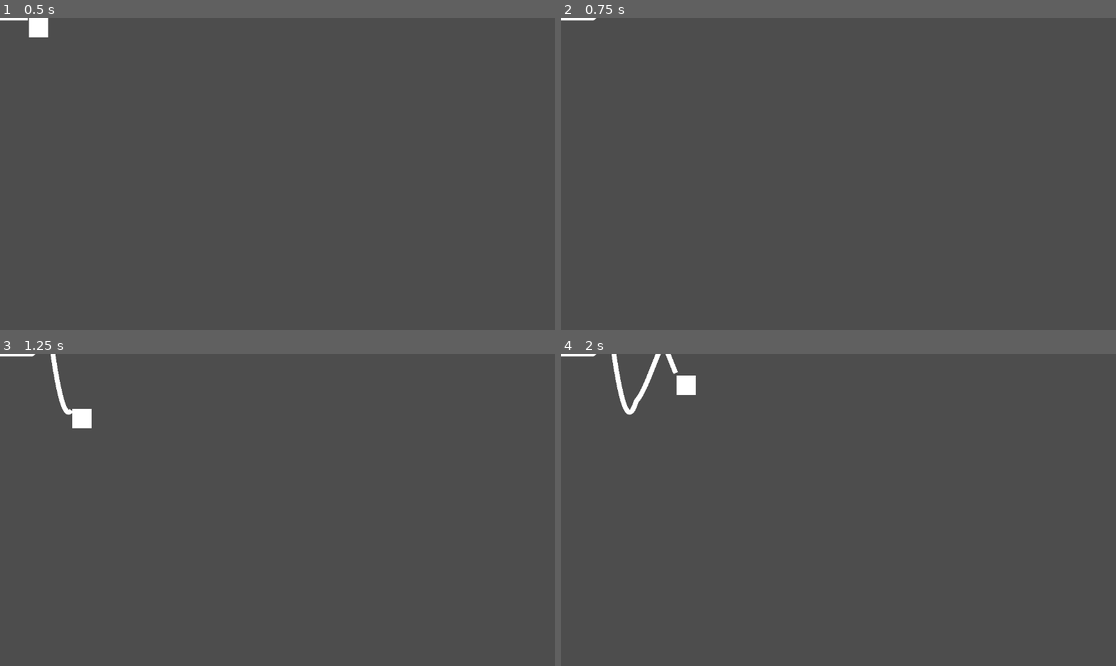
Above: before the commit, frames 1-4 (two rows, left to right).
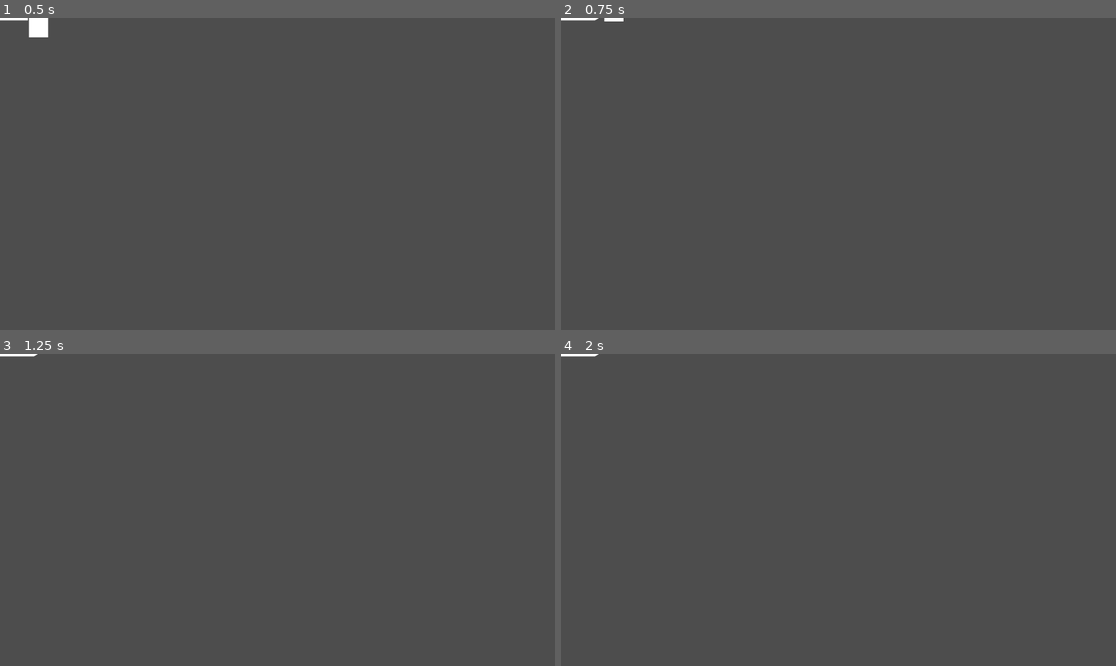
Above: after the commit, the same moments.

Repository: AgeOfCheese/game_off_2025_submission
Game: Godot game, scene res://player.tscn
Same seed, same stepped clock (60 frames per second), same inputs: the game is played once before the commit and once after it.
Inputs:
- Up to frame 1 (0.5 s): no input
- Up to frame 2 (0.75 s): hold Up (amp_up) from 0.53 s (still down); hold V (saw_wave) from 0.53 s (still down)
- Up to frame 3 (1.25 s): keep holding Up (amp_up); keep holding V (saw_wave); tap Z (sin_wave) at 0.8 s
- Up to frame 4 (2 s): release Up (amp_up) at 1.28 s; release V (saw_wave) at 1.28 s; hold Down (amp_down) from 1.28 s (still down); tap Z (sin_wave) at 1.35 s; tap C (square_wave) at 1.55 s

Frame 1 is identical in both runs. In frame 2, less than 0.1% of the frame differs, in the area x 5-12%, y 0-2%; in frame 3, 0.4%; in frame 4, 0.7%, in the area x 5-25%, y 0-20%.

Commit message:
added textures

Diff:
--- /dev/null
+++ b/game_off_25_waves/editor.tscn
@@ -0,0 +1,159 @@
+[gd_scene load_steps=4 format=3 uid="uid://bmtdk54886tfu"]
+
+[ext_resource type="Texture2D" uid="uid://ktttm61hoa0h" path="res://Textures16x16ByAndrox/ALL_content.png" id="1_wlowb"]
+
+[sub_resource type="TileSetAtlasSource" id="TileSetAtlasSource_vjobr"]
+texture = ExtResource("1_wlowb")
+0:0/0 = 0
+1:0/0 = 0
+2:0/0 = 0
+3:0/0 = 0
+4:0/0 = 0
+5:0/0 = 0
+6:0/0 = 0
+7:0/0 = 0
+8:0/0 = 0
+0:1/0 = 0
+1:1/0 = 0
+1:1/0/physics_layer_0/polygon_0/points = PackedVector2Array(-6.0252686, -6.2950544, 6.0252666, -6.115196, 6.0252666, 5.935339, -5.66555, 5.036045)
+2:1/0 = 0
+2:1/0/physics_layer_0/polygon_0/points = PackedVector2Array(-6.0252686, -6.2950544, 6.0252666, -6.115196, 6.0252666, 5.935339, -5.66555, 5.036045)
+3:1/0 = 0
+3:1/0/physics_layer_0/polygon_0/points = PackedVector2Array(-6.0252686, -6.2950544, 6.0252666, -6.115196, 6.0252666, 5.935339, -5.66555, 5.036045)
+4:1/0 = 0
+4:1/0/physics_layer_0/polygon_0/points = PackedVector2Array(-6.0252686, -6.2950544, 6.0252666, -6.115196, 6.0252666, 5.935339, -5.66555, 5.036045)
+5:1/0 = 0
+5:1/0/physics_layer_0/polygon_0/points = PackedVector2Array(-6.0252686, -6.2950544, 6.0252666, -6.115196, 6.0252666, 5.935339, -5.66555, 5.036045)
+6:1/0 = 0
+6:1/0/physics_layer_0/polygon_0/points = PackedVector2Array(-6.0252686, -6.2950544, 6.0252666, -6.115196, 6.0252666, 5.935339, -5.66555, 5.036045)
+7:1/0 = 0
+7:1/0/physics_layer_0/polygon_0/points = PackedVector2Array(-6.0252686, -6.2950544, 6.0252666, -6.115196, 6.0252666, 5.935339, -5.66555, 5.036045)
+8:1/0 = 0
+8:1/0/physics_layer_0/polygon_0/points = PackedVector2Array(-6.0252686, -6.2950544, 6.0252666, -6.115196, 6.0252666, 5.935339, -5.66555, 5.036045)
+0:2/0 = 0
+1:2/0 = 0
+1:2/0/physics_layer_0/polygon_0/points = PackedVector2Array(-6.0252686, -6.2950544, 6.0252666, -6.115196, 6.0252666, 5.935339, -5.66555, 5.036045)
+2:2/0 = 0
+2:2/0/physics_layer_0/polygon_0/points = PackedVector2Array(-6.0252686, -6.2950544, 6.0252666, -6.115196, 6.0252666, 5.935339, -5.66555, 5.036045)
+3:2/0 = 0
+3:2/0/physics_layer_0/polygon_0/points = PackedVector2Array(-6.0252686, -6.2950544, 6.0252666, -6.115196, 6.0252666, 5.935339, -5.66555, 5.036045)
+4:2/0 = 0
+4:2/0/physics_layer_0/polygon_0/points = PackedVector2Array(-6.0252686, -6.2950544, 6.0252666, -6.115196, 6.0252666, 5.935339, -5.66555, 5.036045)
+5:2/0 = 0
+5:2/0/physics_layer_0/polygon_0/points = PackedVector2Array(-6.0252686, -6.2950544, 6.0252666, -6.115196, 6.0252666, 5.935339, -5.66555, 5.036045)
+6:2/0 = 0
+6:2/0/physics_layer_0/polygon_0/points = PackedVector2Array(-6.0252686, -6.2950544, 6.0252666, -6.115196, 6.0252666, 5.935339, -5.66555, 5.036045)
+7:2/0 = 0
+7:2/0/physics_layer_0/polygon_0/points = PackedVector2Array(-6.0252686, -6.2950544, 6.0252666, -6.115196, 6.0252666, 5.935339, -5.66555, 5.036045)
+8:2/0 = 0
+8:2/0/physics_layer_0/polygon_0/points = PackedVector2Array(-6.0252686, -6.2950544, 6.0252666, -6.115196, 6.0252666, 5.935339, -5.66555, 5.036045)
+0:3/0 = 0
+1:3/0 = 0
+1:3/0/physics_layer_0/polygon_0/points = PackedVector2Array(-6.0252686, -6.2950544, 6.0252666, -6.115196, 6.0252666, 5.935339, -5.66555, 5.036045)
+2:3/0 = 0
+2:3/0/physics_layer_0/polygon_0/points = PackedVector2Array(-6.0252686, -6.2950544, 6.0252666, -6.115196, 6.0252666, 5.935339, -5.66555, 5.036045)
+3:3/0 = 0
+3:3/0/physics_layer_0/polygon_0/points = PackedVector2Array(-6.0252686, -6.2950544, 6.0252666, -6.115196, 6.0252666, 5.935339, -5.66555, 5.036045)
+4:3/0 = 0
+4:3/0/physics_layer_0/polygon_0/points = PackedVector2Array(-6.0252686, -6.2950544, 6.0252666, -6.115196, 6.0252666, 5.935339, -5.66555, 5.036045)
+5:3/0 = 0
+5:3/0/physics_layer_0/polygon_0/points = PackedVector2Array(-6.0252686, -6.2950544, 6.0252666, -6.115196, 6.0252666, 5.935339, -5.66555, 5.036045)
+6:3/0 = 0
+6:3/0/physics_layer_0/polygon_0/points = PackedVector2Array(-6.0252686, -6.2950544, 6.0252666, -6.115196, 6.0252666, 5.935339, -5.66555, 5.036045)
+7:3/0 = 0
+7:3/0/physics_layer_0/polygon_0/points = PackedVector2Array(-6.0252686, -6.2950544, 6.0252666, -6.115196, 6.0252666, 5.935339, -5.66555, 5.036045)
+8:3/0 = 0
+8:3/0/physics_layer_0/polygon_0/points = PackedVector2Array(-6.0252686, -6.2950544, 6.0252666, -6.115196, 6.0252666, 5.935339, -5.66555, 5.036045)
+0:4/0 = 0
+1:4/0 = 0
+1:4/0/physics_layer_0/polygon_0/points = PackedVector2Array(-6.0252686, -6.2950544, 6.0252666, -6.115196, 6.0252666, 5.935339, -5.66555, 5.036045)
+2:4/0 = 0
+2:4/0/physics_layer_0/polygon_0/points = PackedVector2Array(-6.0252686, -6.2950544, 6.0252666, -6.115196, 6.0252666, 5.935339, -5.66555, 5.036045)
+3:4/0 = 0
+3:4/0/physics_layer_0/polygon_0/points = PackedVector2Array(-6.0252686, -6.2950544, 6.0252666, -6.115196, 6.0252666, 5.935339, -5.66555, 5.036045)
+4:4/0 = 0
+4:4/0/physics_layer_0/polygon_0/points = PackedVector2Array(-6.0252686, -6.2950544, 6.0252666, -6.115196, 6.0252666, 5.935339, -5.66555, 5.036045)
+5:4/0 = 0
+5:4/0/physics_layer_0/polygon_0/points = PackedVector2Array(-6.0252686, -6.2950544, 6.0252666, -6.115196, 6.0252666, 5.935339, -5.66555, 5.036045)
+6:4/0 = 0
+6:4/0/physics_layer_0/polygon_0/points = PackedVector2Array(-6.0252686, -6.2950544, 6.0252666, -6.115196, 6.0252666, 5.935339, -5.66555, 5.036045)
+7:4/0 = 0
+7:4/0/physics_layer_0/polygon_0/points = PackedVector2Array(-6.0252686, -6.2950544, 6.0252666, -6.115196, 6.0252666, 5.935339, -5.66555, 5.036045)
+8:4/0 = 0
+8:4/0/physics_layer_0/polygon_0/points = PackedVector2Array(-6.0252686, -6.2950544, 6.0252666, -6.115196, 6.0252666, 5.935339, -5.66555, 5.036045)
+0:5/0 = 0
+1:5/0 = 0
+1:5/0/physics_layer_0/polygon_0/points = PackedVector2Array(-6.0252686, -6.2950544, 6.0252666, -6.115196, 6.0252666, 5.935339, -5.66555, 5.036045)
+2:5/0 = 0
+2:5/0/physics_layer_0/polygon_0/points = PackedVector2Array(-6.0252686, -6.2950544, 6.0252666, -6.115196, 6.0252666, 5.935339, -5.66555, 5.036045)
+3:5/0 = 0
+3:5/0/physics_layer_0/polygon_0/points = PackedVector2Array(-6.0252686, -6.2950544, 6.0252666, -6.115196, 6.0252666, 5.935339, -5.66555, 5.036045)
+4:5/0 = 0
+4:5/0/physics_layer_0/polygon_0/points = PackedVector2Array(-6.0252686, -6.2950544, 6.0252666, -6.115196, 6.0252666, 5.935339, -5.66555, 5.036045)
+5:5/0 = 0
+5:5/0/physics_layer_0/polygon_0/points = PackedVector2Array(-6.0252686, -6.2950544, 6.0252666, -6.115196, 6.0252666, 5.935339, -5.66555, 5.036045)
+6:5/0 = 0
+6:5/0/physics_layer_0/polygon_0/points = PackedVector2Array(-6.0252686, -6.2950544, 6.0252666, -6.115196, 6.0252666, 5.935339, -5.66555, 5.036045)
+7:5/0 = 0
+7:5/0/physics_layer_0/polygon_0/points = PackedVector2Array(-6.0252686, -6.2950544, 6.0252666, -6.115196, 6.0252666, 5.935339, -5.66555, 5.036045)
+8:5/0 = 0
+8:5/0/physics_layer_0/polygon_0/points = PackedVector2Array(-6.0252686, -6.2950544, 6.0252666, -6.115196, 6.0252666, 5.935339, -5.66555, 5.036045)
+0:6/0 = 0
+1:6/0 = 0
+1:6/0/physics_layer_0/polygon_0/points = PackedVector2Array(-6.0252686, -6.2950544, 6.0252666, -6.115196, 6.0252666, 5.935339, -5.66555, 5.036045)
+2:6/0 = 0
+2:6/0/physics_layer_0/polygon_0/points = PackedVector2Array(-6.0252686, -6.2950544, 6.0252666, -6.115196, 6.0252666, 5.935339, -5.66555, 5.036045)
+3:6/0 = 0
+3:6/0/physics_layer_0/polygon_0/points = PackedVector2Array(-6.0252686, -6.2950544, 6.0252666, -6.115196, 6.0252666, 5.935339, -5.66555, 5.036045)
+4:6/0 = 0
+4:6/0/physics_layer_0/polygon_0/points = PackedVector2Array(-6.0252686, -6.2950544, 6.0252666, -6.115196, 6.0252666, 5.935339, -5.66555, 5.036045)
+5:6/0 = 0
+5:6/0/physics_layer_0/polygon_0/points = PackedVector2Array(-6.0252686, -6.2950544, 6.0252666, -6.115196, 6.0252666, 5.935339, -5.66555, 5.036045)
+6:6/0 = 0
+6:6/0/physics_layer_0/polygon_0/points = PackedVector2Array(-6.0252686, -6.2950544, 6.0252666, -6.115196, 6.0252666, 5.935339, -5.66555, 5.036045)
+7:6/0 = 0
+7:6/0/physics_layer_0/polygon_0/points = PackedVector2Array(-6.0252686, -6.2950544, 6.0252666, -6.115196, 6.0252666, 5.935339, -5.66555, 5.036045)
+8:6/0 = 0
+8:6/0/physics_layer_0/polygon_0/points = PackedVector2Array(-6.0252686, -6.2950544, 6.0252666, -6.115196, 6.0252666, 5.935339, -5.66555, 5.036045)
+0:7/0 = 0
+1:7/0 = 0
+1:7/0/physics_layer_0/polygon_0/points = PackedVector2Array(-6.0252686, -6.2950544, 6.0252666, -6.115196, 6.0252666, 5.935339, -5.66555, 5.036045)
+2:7/0 = 0
+2:7/0/physics_layer_0/polygon_0/points = PackedVector2Array(-6.0252686, -6.2950544, 6.0252666, -6.115196, 6.0252666, 5.935339, -5.66555, 5.036045)
+3:7/0 = 0
+3:7/0/physics_layer_0/polygon_0/points = PackedVector2Array(-6.0252686, -6.2950544, 6.0252666, -6.115196, 6.0252666, 5.935339, -5.66555, 5.036045)
+4:7/0 = 0
+4:7/0/physics_layer_0/polygon_0/points = PackedVector2Array(-6.0252686, -6.2950544, 6.0252666, -6.115196, 6.0252666, 5.935339, -5.66555, 5.036045)
+5:7/0 = 0
+5:7/0/physics_layer_0/polygon_0/points = PackedVector2Array(-6.0252686, -6.2950544, 6.0252666, -6.115196, 6.0252666, 5.935339, -5.66555, 5.036045)
+6:7/0 = 0
+6:7/0/physics_layer_0/polygon_0/points = PackedVector2Array(-6.0252686, -6.2950544, 6.0252666, -6.115196, 6.0252666, 5.935339, -5.66555, 5.036045)
+7:7/0 = 0
+7:7/0/physics_layer_0/polygon_0/points = PackedVector2Array(-6.0252686, -6.2950544, 6.0252666, -6.115196, 6.0252666, 5.935339, -5.66555, 5.036045)
+8:7/0 = 0
+8:7/0/physics_layer_0/polygon_0/points = PackedVector2Array(-6.0252686, -6.2950544, 6.0252666, -6.115196, 6.0252666, 5.935339, -5.66555, 5.036045)
+0:8/0 = 0
+1:8/0 = 0
+1:8/0/physics_layer_0/polygon_0/points = PackedVector2Array(-6.0252686, -6.2950544, 6.0252666, -6.115196, 6.0252666, 5.935339, -5.66555, 5.036045)
+2:8/0 = 0
+2:8/0/physics_layer_0/polygon_0/points = PackedVector2Array(-6.0252686, -6.2950544, 6.0252666, -6.115196, 6.0252666, 5.935339, -5.66555, 5.036045)
+3:8/0 = 0
+3:8/0/physics_layer_0/polygon_0/points = PackedVector2Array(-6.0252686, -6.2950544, 6.0252666, -6.115196, 6.0252666, 5.935339, -5.66555, 5.036045)
+4:8/0 = 0
+4:8/0/physics_layer_0/polygon_0/points = PackedVector2Array(-6.0252686, -6.2950544, 6.0252666, -6.115196, 6.0252666, 5.935339, -5.66555, 5.036045)
+5:8/0 = 0
+6:8/0 = 0
+6:8/0/physics_layer_0/polygon_0/points = PackedVector2Array(-6.0252686, -6.2950544, 6.0252666, -6.115196, 6.0252666, 5.935339, -5.66555, 5.036045)
+7:8/0 = 0
+7:8/0/physics_layer_0/polygon_0/points = PackedVector2Array(-6.0252686, -6.2950544, 6.0252666, -6.115196, 6.0252666, 5.935339, -5.66555, 5.036045)
+8:8/0 = 0
+8:8/0/physics_layer_0/polygon_0/points = PackedVector2Array(-6.0252686, -6.2950544, 6.0252666, -6.115196, 6.0252666, 5.935339, -5.66555, 5.036045)
+
+[sub_resource type="TileSet" id="TileSet_wrb8p"]
+physics_layer_0/collision_layer = 1
+sources/0 = SubResource("TileSetAtlasSource_vjobr")
+
+[node name="Editor" type="Node2D"]
+
+[node name="TileMapLayer" type="TileMapLayer" parent="."]
+tile_set = SubResource("TileSet_wrb8p")
--- a/game_off_25_waves/player.gd
+++ b/game_off_25_waves/player.gd
@@ -8,6 +8,7 @@
 var amp = 2
 var inv = 1
 
+signal cooked
 
 func _ready() -> void:
 	start_time = Time.get_ticks_msec()/500.0
@@ -38,19 +39,28 @@
 
 	velocity.y*=-1
 	move_and_collide(velocity)
+	var collision_count = get_slide_collision_count()
+	for i in range(collision_count):
+		var collision = get_slide_collision(i)
+		if collision is TileMapLayer:
+			print("hello")
 
 func _unhandled_input(event: InputEvent) -> void:
 
 	if event.is_action_pressed("sin_wave"):
+		start_time = Time.get_ticks_msec()/500.0
 		current_wave = 1
 		base_y = -999999
 	if event.is_action_pressed("trig_wave"):
+		start_time = Time.get_ticks_msec()/500.0
 		current_wave = 2
 		base_y = -999999
 	if event.is_action_pressed("square_wave"):
+		start_time = Time.get_ticks_msec()/500.0
 		current_wave = 3
 		base_y = -999999
 	if event.is_action_pressed("saw_wave"):
+		start_time = Time.get_ticks_msec()/500.0
 		current_wave = 4
 		base_y = -999999
 	if event.is_action_pressed("amp_up"):
Binary file added: game_off_25_waves/Textures16x16ByAndrox/ALL_content.png
Not shown, added: game_off_25_waves/Textures16x16ByAndrox/ALL_content.png.import
Not shown, added: game_off_25_waves/Textures16x16ByAndrox/ReadMe.txt
Binary file added: game_off_25_waves/Textures16x16ByAndrox/Textures16x16/1a.png
Not shown, added: game_off_25_waves/Textures16x16ByAndrox/Textures16x16/1a.png.import
Binary file added: game_off_25_waves/Textures16x16ByAndrox/Textures16x16/1b.png
Not shown, added: game_off_25_waves/Textures16x16ByAndrox/Textures16x16/1b.png.import
Binary file added: game_off_25_waves/Textures16x16ByAndrox/Textures16x16/1c.png
Not shown, added: game_off_25_waves/Textures16x16ByAndrox/Textures16x16/1c.png.import
Binary file added: game_off_25_waves/Textures16x16ByAndrox/Textures16x16/1d.png
Not shown, added: game_off_25_waves/Textures16x16ByAndrox/Textures16x16/1d.png.import
Binary file added: game_off_25_waves/Textures16x16ByAndrox/Textures16x16/1e.png
(and 119 more such lines)
